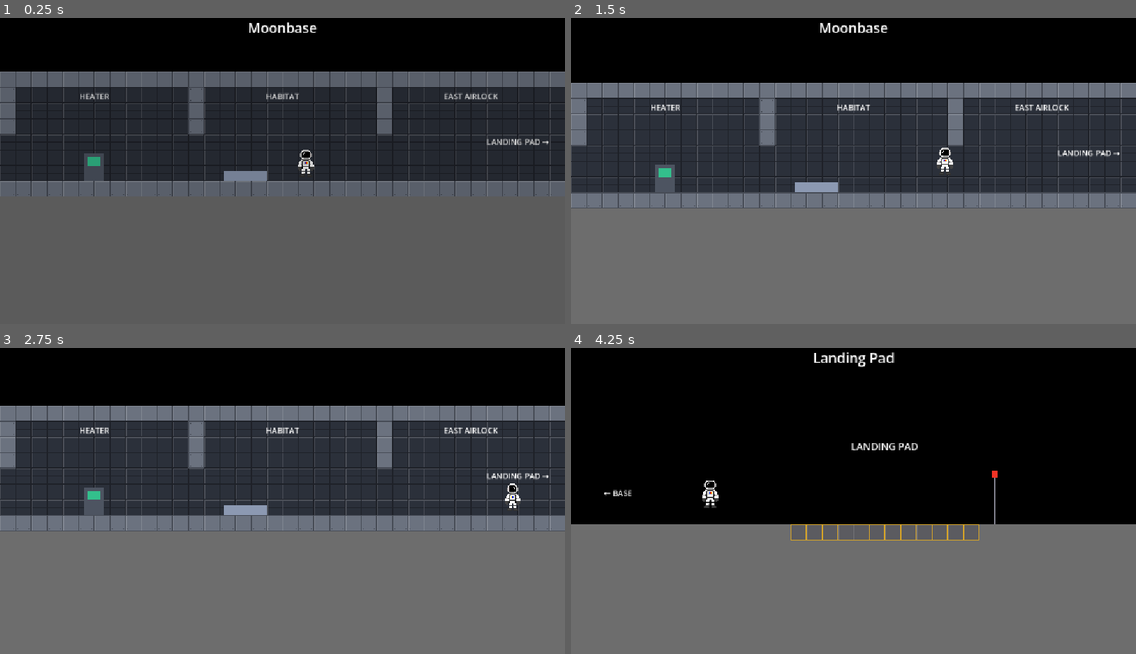
Above: before the commit, frames 1-4 (two rows, left to right).
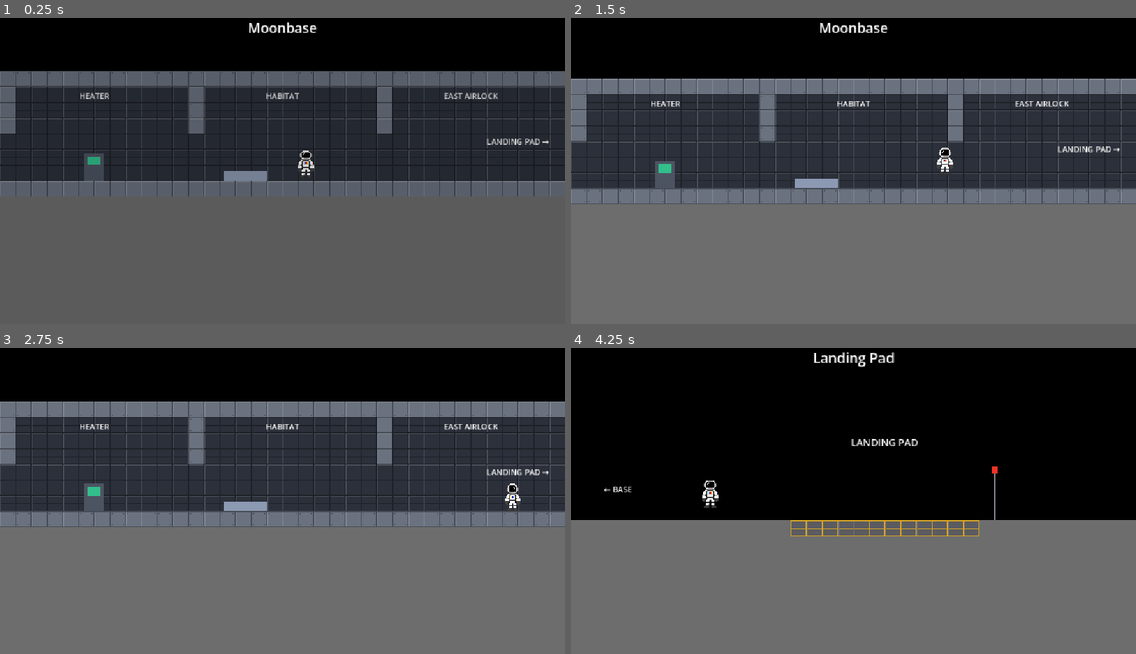
Above: after the commit, the same moments.

Repository: kushmdesai/72-Hours
Game: Godot game, scene res://scenes/main.tscn
Two runs of this game, one before a commit and one after it. Both use one fixed random seed, a clock stepped at 60 frames per second and the inputs below.
Inputs:
- Up to frame 1 (0.25 s): no input
- Up to frame 2 (1.5 s): hold D (move_right) from 0.53 s (still down); tap W (jump) at 0.77 s
- Up to frame 3 (2.75 s): tap W (jump) at 1.52 s; release D (move_right) at 2.03 s; hold A (move_left) from 2.03 s (still down)
- Up to frame 4 (4.25 s): release A (move_left) at 2.78 s; hold D (move_right) from 2.78 s (still down); tap W (jump) at 3.02, 3.77 s

The runs differ from the first frame. In frame 1, 2.5% of the frame differs, in the area x 0-100%, y 17-58%; in frame 2, 7.6%, in the area x 0-100%, y 19-63%; in frame 3, 7.6%; in frame 4, 2.1%.

Commit message:
Fit player collision to the visible sprite so feet touch the ground
The astronaut texture has 4 transparent rows at the bottom, so the old
box sat 8 px below the boots.

Co-Authored-By: Claude Opus 5.5 (1M context) <noreply@anthropic.com>

Diff:
--- a/scenes/main.tscn
+++ b/scenes/main.tscn
@@ -5,7 +5,7 @@
 [ext_resource type="Texture2D" path="res://assests/character/Pixelated astronaut (FRONT).png" id="3_astro"]
 
 [sub_resource type="RectangleShape2D" id="RectangleShape2D_body"]
-size = Vector2(28, 58)
+size = Vector2(28, 56)
 
 [node name="Main" type="Node2D"]
 script = ExtResource("1_main")
@@ -32,7 +32,7 @@
 texture = ExtResource("3_astro")
 
 [node name="CollisionShape2D" type="CollisionShape2D" parent="Player"]
-position = Vector2(0, 3)
+position = Vector2(0, -4)
 shape = SubResource("RectangleShape2D_body")
 
 [node name="Camera2D" type="Camera2D" parent="Player"]
